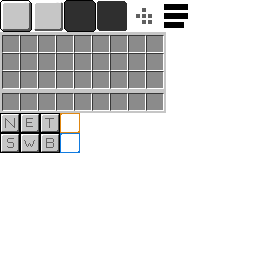
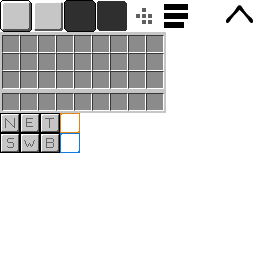
Revision of a layered 256×256 image; what changed, layer by layer:
painted on "Layer 1" over [226, 5, 253, 23]
